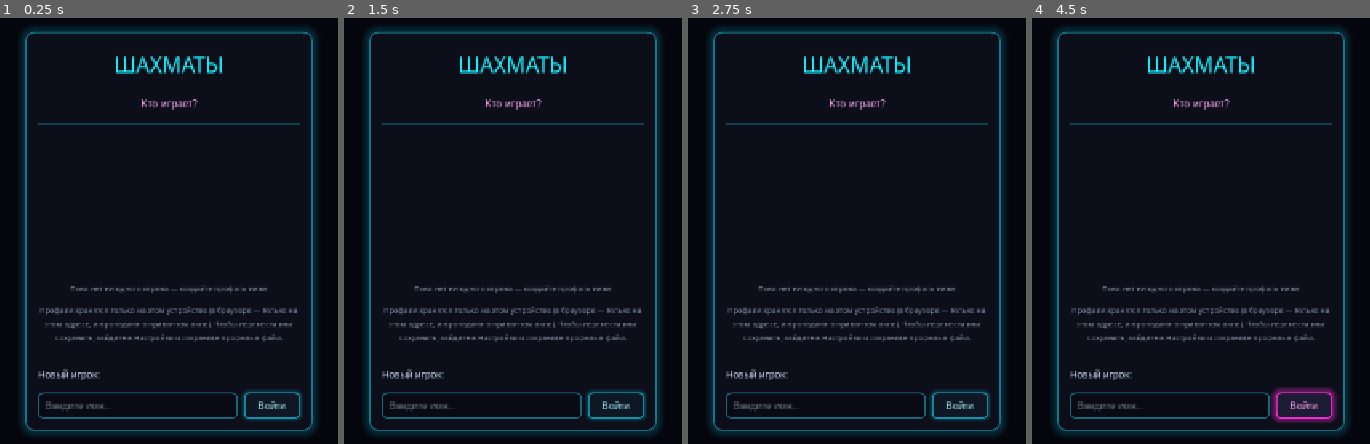
Above: before the commit, frames 1-4 (left to right).
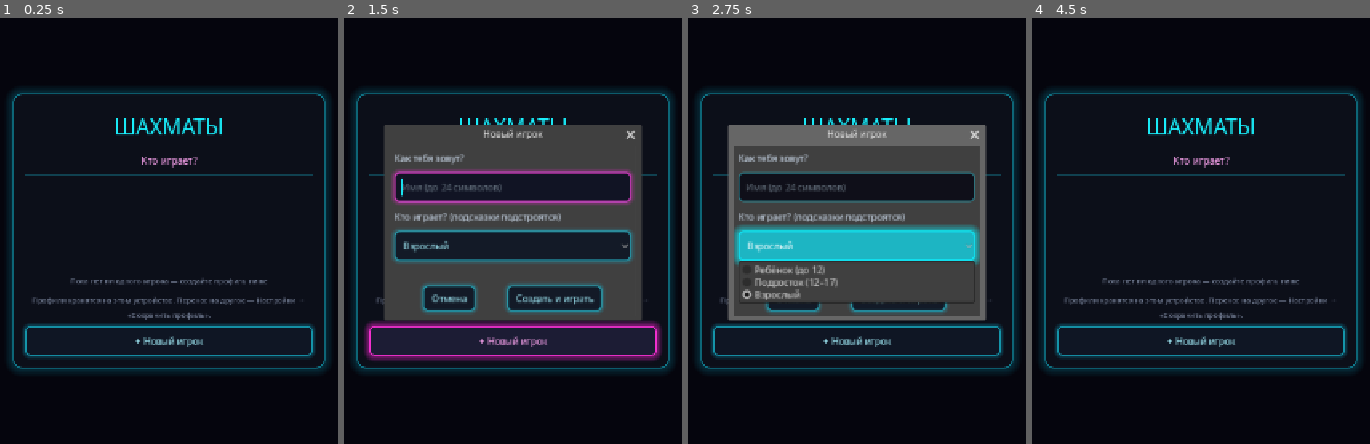
Above: after the commit, the same moments.

Repository: gish4ik1985-crypto/chess-off
Game: Godot game, scene res://scenes/Login.tscn
The game is run twice, just before and just after one commit, with the same random seed, the same clock (stepped at 60 frames per second) and the same inputs.
Inputs (mouse positions are in pixels of both pictures, inside the frame that each line leads up to):
- Up to frame 1 (0.25 s): no input
- Up to frame 2 (1.5 s): click (617, 405) at 0.5 s, where only the run before the commit has a clickable "Войти"; click (513, 341) at 1.25 s, where only the run after the commit has a clickable "+ Новый игрок"
- Up to frame 3 (2.75 s): click (857, 248) at 2 s, where only the run after the commit has a clickable "Взрослый"
- Up to frame 4 (4.5 s): click (1136, 299) at 2.75 s, where only the run after the commit has a clickable "Отмена"; click (1241, 299) at 3.5 s, where only the run after the commit has a clickable "Создать и играть"; click (1305, 405) at 4.25 s, where only the run before the commit has a clickable "Войти"

The runs differ from the first frame. In frame 1, 15% of the frame differs, in the area x 2-98%, y 2-98%; in frame 2, 43%; in frame 3, 43%; in frame 4, 16%.

Commit message:
Мобильный масштаб, окно нового игрока, 12 тем оформления, веб-сборка
- Global: на низких экранах уменьшается опорный холст (интерфейс крупнее), доска вписывается целиком, подсказка «поверните телефон» в портрете
- Menu/Login: компактная раскладка для телефона; создание игрока в отдельном окне с возрастной группой
- Themes: 12 тем (дерево, классика, океан, лес, закат, лаванда, день, графит, мята, королевская, детская + неон), выбор в настройках
- deep-audit.md добавлен в репозиторий

Co-Authored-By: Claude Sonnet 5.5 <noreply@anthropic.com>

Diff:
--- a/project.godot
+++ b/project.godot
@@ -24,6 +24,7 @@
 
 Global="*res://scripts/Global.gd"
 Profile="*res://scripts/Profile.gd"
+Themes="*res://scripts/Themes.gd"
 
 [display]
 
--- a/scenes/Login.tscn
+++ b/scenes/Login.tscn
@@ -26,14 +26,14 @@
 anchor_top = 0.5
 anchor_right = 0.5
 anchor_bottom = 0.5
-offset_left = -230.0
-offset_top = -260.0
-offset_right = 230.0
-offset_bottom = 260.0
+offset_left = -250.0
+offset_top = -220.0
+offset_right = 250.0
+offset_bottom = 220.0
 
 [node name="VBox" type="VBoxContainer" parent="CenterPanel"]
 layout_mode = 2
-theme_override_constants/separation = 16
+theme_override_constants/separation = 8
 
 [node name="TitleLabel" type="Label" parent="CenterPanel/VBox"]
 layout_mode = 2
@@ -53,8 +53,9 @@
 layout_mode = 2
 
 [node name="UsersScroll" type="ScrollContainer" parent="CenterPanel/VBox"]
-custom_minimum_size = Vector2(0, 220)
+custom_minimum_size = Vector2(0, 120)
 layout_mode = 2
+size_flags_vertical = 3
 horizontal_scroll_mode = 0
 
 [node name="UserList" type="VBoxContainer" parent="CenterPanel/VBox/UsersScroll"]
@@ -72,34 +73,15 @@
 
 [node name="StorageNote" type="Label" parent="CenterPanel/VBox"]
 layout_mode = 2
-text = "Профили хранятся только на этом устройстве (в браузере — только на этом адресе, и пропадают в приватном окне). Чтобы перенести или сохранить, зайдите в Настройки и сохраните профиль в файл."
+text = "Профили хранятся на этом устройстве. Перенос на другое — Настройки → «Сохранить профиль»."
 horizontal_alignment = 1
 autowrap_mode = 2
 theme_override_font_sizes/font_size = 12
 theme_override_colors/font_color = Color(0.55, 0.6, 0.7, 1)
 
-[node name="HSeparator2" type="HSeparator" parent="CenterPanel/VBox"]
+[node name="NewUserButton" type="Button" parent="CenterPanel/VBox"]
+custom_minimum_size = Vector2(0, 48)
 layout_mode = 2
+text = "+ Новый игрок"
 
-[node name="NewUserLabel" type="Label" parent="CenterPanel/VBox"]
-layout_mode = 2
-text = "Новый игрок:"
-theme_override_colors/font_color = Color(0.82, 0.88, 0.95, 1)
-
-[node name="NewUserRow" type="HBoxContainer" parent="CenterPanel/VBox"]
-layout_mode = 2
-theme_override_constants/separation = 10
-
-[node name="NameEdit" type="LineEdit" parent="CenterPanel/VBox/NewUserRow"]
-custom_minimum_size = Vector2(0, 40)
-layout_mode = 2
-size_flags_horizontal = 3
-placeholder_text = "Введите имя..."
-max_length = 24
-
-[node name="CreateButton" type="Button" parent="CenterPanel/VBox/NewUserRow"]
-custom_minimum_size = Vector2(90, 40)
-layout_mode = 2
-text = "Войти"
-
-[connection signal="pressed" from="CenterPanel/VBox/NewUserRow/CreateButton" to="." method="_on_create_pressed"]
+[connection signal="pressed" from="CenterPanel/VBox/NewUserButton" to="." method="_open_new_user_window"]
--- a/scripts/Board.gd
+++ b/scripts/Board.gd
@@ -151,6 +151,9 @@
 var wisdom_streak := 0
 
 func _ready() -> void:
+	if Global.small_screen:
+		# телефон: поле вписано целиком и уменьшено — боковую панель делаем крупнее
+		Global.boost_fonts($UI/SidePanel, 1.6)
 	player_color = Global.player_color
 	attention = Global.attention_level
 	if Global.map_character_id != "":
@@ -1480,7 +1483,7 @@
 			var disp_r = 7 - r if player_color == "w" else r
 			var pos = BOARD_ORIGIN + Vector2(disp_f * SQUARE, disp_r * SQUARE)
 			var is_light = (f + r) % 2 == 1
-			var col = COLOR_LIGHT if is_light else COLOR_DARK
+			var col = Themes.board_light() if is_light else Themes.board_dark()
 			board_draw.draw_rect(Rect2(pos, Vector2(SQUARE, SQUARE)), col, true)
 
 	# last move highlight (спрятана, пока в «Что изменилось?» идёт вопрос —
--- a/scripts/Global.gd
+++ b/scripts/Global.gd
@@ -111,6 +111,99 @@
 func _ready() -> void:
 	load_settings()
 	apply_display_settings()
+	_setup_small_screen_scaling()
+
+# --- телефоны и маленькие окна -----------------------------------------------
+# Раскладка рассчитана на 1280×800. На телефоне в альбомной ориентации (≈800×360 CSS-пикселей)
+# такой холст ужимается до 0,45 и всё становится мелким. Поэтому на низких экранах опорный размер
+# уменьшаем: интерфейс остаётся тем же, но масштаб не падает ниже ~0,75. Режим «expand» растягивает
+# поле по ширине, так что чёрных полос по бокам нет.
+const MIN_LAYOUT_HEIGHT := 600
+const FULL_LAYOUT_HEIGHT := 800
+const TARGET_UI_SCALE := 0.75
+var _rotate_layer: CanvasLayer
+var _rotate_label: Label
+
+func _css_screen_size() -> Vector2:
+	if OS.has_feature("web"):
+		var w = JavaScriptBridge.eval("window.innerWidth", true)
+		var h = JavaScriptBridge.eval("window.innerHeight", true)
+		if w != null and h != null and float(w) > 0.0 and float(h) > 0.0:
+			return Vector2(float(w), float(h))
+	return Vector2(DisplayServer.window_get_size())
+
+# Сцены с жёсткой раскладкой 1280×800 (доска, задачи, карта): их поле не растягивается, а
+# целиком вписывается в экран, как раньше. Остальные экраны построены на контейнерах и
+# перестраиваются под низкий экран.
+const FIXED_LAYOUT_SCENES := ["Board", "Puzzle", "Map", "BotMatch", "RoadHome", "TrophyRoom"]
+var small_screen := false # низкий экран (телефон в альбомной ориентации): стоит укрупнить шрифты
+
+func _setup_small_screen_scaling() -> void:
+	var win := get_window()
+	win.size_changed.connect(_apply_small_screen_scaling)
+	get_tree().node_added.connect(_on_node_added)
+	_apply_small_screen_scaling()
+
+# Новая сцена — узел прямо под корнем: выбираем для неё режим масштабирования.
+func _on_node_added(node: Node) -> void:
+	if node.get_parent() == get_tree().root and node != self and node.scene_file_path != "":
+		_apply_small_screen_scaling.call_deferred()
+
+func _current_scene_is_fixed() -> bool:
+	var sc := get_tree().current_scene
+	if sc == null:
+		# сцена ещё не стала текущей — смотрим на последнего ребёнка корня
+		var root := get_tree().root
+		sc = root.get_child(root.get_child_count() - 1)
+	return sc != null and sc.name in FIXED_LAYOUT_SCENES
+
+func _apply_small_screen_scaling() -> void:
+	var css := _css_screen_size()
+	small_screen = css.y < 700.0
+	var win := get_window()
+	if _current_scene_is_fixed():
+		win.content_scale_aspect = Window.CONTENT_SCALE_ASPECT_KEEP
+		win.content_scale_size = Vector2i(1280, 800)
+	else:
+		# высота опорного холста: чем ниже экран, тем меньше, но не ниже MIN_LAYOUT_HEIGHT
+		var layout_h := clampi(roundi(css.y / TARGET_UI_SCALE), MIN_LAYOUT_HEIGHT, FULL_LAYOUT_HEIGHT)
+		win.content_scale_aspect = Window.CONTENT_SCALE_ASPECT_EXPAND
+		win.content_scale_size = Vector2i(roundi(layout_h * 1.6), layout_h)
+	_update_rotate_hint(css)
+
+# Укрупняет шрифты и кнопки внутри node (боковые панели на телефоне). Размер читаем с учётом темы.
+func boost_fonts(node: Node, factor: float) -> void:
+	if node is Control:
+		var c := node as Control
+		for kind in ["font_size", "normal_font_size"]:
+			if c.has_theme_font_size(kind):
+				c.add_theme_font_size_override(kind, roundi(c.get_theme_font_size(kind) * factor))
+		if c is Button:
+			c.custom_minimum_size.y = maxf(c.custom_minimum_size.y, 52.0)
+	for ch in node.get_children():
+		boost_fonts(ch, factor)
+
+# Узкий телефон в портрете: поле не помещается, просим повернуть устройство.
+func _update_rotate_hint(css: Vector2) -> void:
+	var need := css.x < 600.0 and css.y > css.x
+	if need and _rotate_layer == null:
+		_rotate_layer = CanvasLayer.new()
+		_rotate_layer.layer = 100
+		var bg := ColorRect.new()
+		bg.color = Color(0.02, 0.02, 0.05, 0.96)
+		bg.set_anchors_preset(Control.PRESET_FULL_RECT)
+		_rotate_layer.add_child(bg)
+		_rotate_label = Label.new()
+		_rotate_label.text = "Поверните телефон горизонтально\nИгра рассчитана на широкий экран"
+		_rotate_label.horizontal_alignment = HORIZONTAL_ALIGNMENT_CENTER
+		_rotate_label.vertical_alignment = VERTICAL_ALIGNMENT_CENTER
+		_rotate_label.autowrap_mode = TextServer.AUTOWRAP_WORD_SMART
+		_rotate_label.add_theme_font_size_override("font_size", 28)
+		_rotate_label.set_anchors_preset(Control.PRESET_FULL_RECT)
+		bg.add_child(_rotate_label)
+		add_child(_rotate_layer)
+	if _rotate_layer != null:
+		_rotate_layer.visible = need
 
 # Applies the current fullscreen/resolution choice to the actual OS window.
 # Windowed mode gets re-centered on the screen after resizing so the game
@@ -182,6 +275,7 @@
 	cfg.set_value("settings", "move_sound_style", move_sound_style)
 	cfg.set_value("settings", "fullscreen_enabled", fullscreen_enabled)
 	cfg.set_value("settings", "window_resolution_index", window_resolution_index)
+	cfg.set_value("settings", "theme_id", Themes.current_id)
 	cfg.save(SETTINGS_PATH)
 
 func load_settings() -> void:
--- a/scripts/Login.gd
+++ b/scripts/Login.gd
@@ -1,12 +1,10 @@
 extends Control
 
 @onready var user_list: VBoxContainer = $CenterPanel/VBox/UsersScroll/UserList
-@onready var name_edit: LineEdit = $CenterPanel/VBox/NewUserRow/NameEdit
 @onready var empty_label: Label = $CenterPanel/VBox/EmptyLabel
 
 func _ready() -> void:
 	_refresh_list()
-	name_edit.text_submitted.connect(func(_t): _on_create_pressed())
 
 func _refresh_list() -> void:
 	for c in user_list.get_children():
@@ -56,13 +54,13 @@
 
 	var enter_button = Button.new()
 	enter_button.text = "Войти"
-	enter_button.custom_minimum_size = Vector2(90, 0)
+	enter_button.custom_minimum_size = Vector2(100, 48)
 	enter_button.pressed.connect(func(): _login(String(u.name)))
 	hbox.add_child(enter_button)
 
 	var delete_button = Button.new()
 	delete_button.text = "✕"
-	delete_button.custom_minimum_size = Vector2(40, 0)
+	delete_button.custom_minimum_size = Vector2(48, 48)
 	delete_button.pressed.connect(func(): _delete(String(u.name)))
 	hbox.add_child(delete_button)
 
@@ -86,9 +84,56 @@
 	add_child(dlg)
 	dlg.popup_centered()
 
-func _on_create_pressed() -> void:
-	var name = name_edit.text.strip_edges()
-	if name == "":
-		return
-	Profile.switch_user(name)
-	get_tree().change_scene_to_file("res://scenes/Menu.tscn")
+const AGE_GROUPS := [["kid", "Ребёнок (до 12)"], ["teen", "Подросток (12–17)"], ["adult", "Взрослый"]]
+
+# Отдельное окно создания игрока: имя + возрастная группа. Если такое имя уже есть —
+# просто входим в него (профиль не затирается).
+func _open_new_user_window() -> void:
+	var dlg := ConfirmationDialog.new()
+	dlg.title = "Новый игрок"
+	dlg.ok_button_text = "Создать и играть"
+	dlg.cancel_button_text = "Отмена"
+	var box := VBoxContainer.new()
+	box.add_theme_constant_override("separation", 10)
+	box.custom_minimum_size = Vector2(380, 0)
+	dlg.add_child(box)
+	var l1 := Label.new()
+	l1.text = "Как тебя зовут?"
+	box.add_child(l1)
+	var edit := LineEdit.new()
+	edit.placeholder_text = "Имя (до 24 символов)"
+	edit.max_length = 24
+	edit.custom_minimum_size = Vector2(0, 48)
+	box.add_child(edit)
+	var l2 := Label.new()
+	l2.text = "Кто играет? (подсказки подстроятся)"
+	box.add_child(l2)
+	var ages := OptionButton.new()
+	ages.custom_minimum_size = Vector2(0, 48)
+	for g in AGE_GROUPS:
+		ages.add_item(g[1])
+	ages.select(2)
+	box.add_child(ages)
+	var note := Label.new()
+	note.add_theme_font_size_override("font_size", 12)
+	note.add_theme_color_override("font_color", Color(0.55, 0.6, 0.7))
+	note.autowrap_mode = TextServer.AUTOWRAP_WORD_SMART
+	box.add_child(note)
+	var create := func():
+		var nm := edit.text.strip_edges()
+		if nm == "":
+			note.text = "Введите имя."
+			return false
+		var existed := Profile.user_exists(nm)
+		Profile.switch_user(nm)
+		if not existed:
+			Profile.age_group = AGE_GROUPS[ages.selected][0]
+			Profile.save_profile()
+		get_tree().change_scene_to_file("res://scenes/Menu.tscn")
+		return true
+	dlg.confirmed.connect(create)
+	edit.text_submitted.connect(func(_t): dlg.get_ok_button().pressed.emit())
+	dlg.canceled.connect(dlg.queue_free)
+	add_child(dlg)
+	dlg.popup_centered()
+	edit.grab_focus()
--- a/scripts/Menu.gd
+++ b/scripts/Menu.gd
@@ -64,6 +64,22 @@
 	white_button.pressed.connect(func(): chosen_color = "w"; _update_color_buttons())
 	black_button.pressed.connect(func(): chosen_color = "b"; _update_color_buttons())
 	bg.draw.connect(_on_bg_draw)
+	_apply_compact_layout()
+
+# Низкий экран (телефон в альбомной ориентации): верхняя панель ужимается до одной строки,
+# а меню получает освободившееся место, чтобы панели не налезали друг на друга.
+func _apply_compact_layout() -> void:
+	if get_viewport_rect().size.y >= 700.0:
+		return
+	achievements_label.visible = false
+	var bar: Control = $ProfileBar
+	bar.offset_top = 8
+	bar.offset_bottom = 60
+	$ContentCenter.offset_top = 68
+	for panel in [main_panel, play_panel, train_panel, tourney_panel]:
+		var vb := panel.get_child(0) as VBoxContainer
+		if vb != null:
+			vb.add_theme_constant_override("separation", 6)
 
 func _show_panel(panel: PanelContainer) -> void:
 	main_panel.visible = panel == main_panel
--- a/scripts/Profile.gd
+++ b/scripts/Profile.gd
@@ -55,6 +55,7 @@
 
 var current_user: String = "" # sanitized file key; "" means no user logged in yet
 var display_name: String = ""
+var age_group: String = "" # "kid" / "teen" / "adult" / "" — для подбора подсказок и тона обучения
 
 var rating: float = Glicko2.DEFAULT_RATING
 var rd: float = Glicko2.DEFAULT_RD
@@ -269,6 +270,7 @@
 	emit_signal("user_switched", display_name)
 
 func _reset_defaults() -> void:
+	age_group = ""
 	rating = Glicko2.DEFAULT_RATING
 	rd = Glicko2.DEFAULT_RD
 	volatility = Glicko2.DEFAULT_VOLATILITY
@@ -1515,6 +1517,7 @@
 	_update_daily_snapshot()
 	var cfg = ConfigFile.new()
 	cfg.set_value("meta", "display_name", display_name)
+	cfg.set_value("meta", "age_group", age_group)
 	cfg.set_value("rating", "value", rating)
 	cfg.set_value("rating", "rd", rd)
 	cfg.set_value("rating", "volatility", volatility)
@@ -1602,6 +1605,7 @@
 			return
 		push_warning("Профиль повреждён, восстановлен из .bak: " + path)
 	display_name = cfg.get_value("meta", "display_name", display_name)
+	age_group = cfg.get_value("meta", "age_group", "")
 	rating = cfg.get_value("rating", "value", Glicko2.DEFAULT_RATING)
 	rd = cfg.get_value("rating", "rd", Glicko2.DEFAULT_RD)
 	volatility = cfg.get_value("rating", "volatility", Glicko2.DEFAULT_VOLATILITY)
--- a/scripts/Puzzle.gd
+++ b/scripts/Puzzle.gd
@@ -841,7 +841,7 @@
 		for f in range(8):
 			var pos = BOARD_ORIGIN + Vector2(f * SQUARE, (7 - r) * SQUARE)
 			var is_light = (f + r) % 2 == 1
-			var col = COLOR_LIGHT if is_light else COLOR_DARK
+			var col = Themes.board_light() if is_light else Themes.board_dark()
 			board_draw.draw_rect(Rect2(pos, Vector2(SQUARE, SQUARE)), col, true)
 
 	if engine.is_in_check(engine.side_to_move):
--- a/scripts/Settings.gd
+++ b/scripts/Settings.gd
@@ -31,6 +31,7 @@
 	move_sound_option.item_selected.connect(_on_move_sound_selected)
 	handicap_check.button_pressed = Global.handicap_enabled
 	handicap_check.toggled.connect(_on_handicap_toggled)
+	_build_theme_row()
 	_build_real_rating_row()
 	adaptive_check.button_pressed = Global.adaptive_difficulty
 	adaptive_check.toggled.connect(func(pressed: bool):
@@ -138,6 +139,29 @@
 	get_tree().change_scene_to_file("res://scenes/Menu.tscn")
 
 # Ввод настоящего рейтинга (необязательно): точка отсчёта для турнирного рейтинга
+# Выбор темы оформления. Перекраска применяется при загрузке экрана, поэтому после выбора
+# настройки открываются заново — уже в новой теме.
+func _build_theme_row() -> void:
+	var vbox: Node = handicap_check.get_parent().get_parent()
+	var box := VBoxContainer.new()
+	var title := Label.new()
+	title.text = "Тема оформления"
+	box.add_child(title)
+	var opt := OptionButton.new()
+	opt.custom_minimum_size = Vector2(0, 44)
+	var sel := 0
+	for i in range(Themes.PALETTES.size()):
+		opt.add_item(Themes.PALETTES[i].name)
+		if Themes.PALETTES[i].id == Themes.current_id:
+			sel = i
+	opt.select(sel)
+	opt.item_selected.connect(func(i: int):
+		Themes.set_theme_id(Themes.PALETTES[i].id)
+		get_tree().reload_current_scene())
+	box.add_child(opt)
+	vbox.add_child(box)
+	vbox.move_child(box, 0)
+
 func _build_real_rating_row() -> void:
 	var vbox: Node = handicap_check.get_parent().get_parent()
 	var anchor: Node = vbox.get_node("HandicapHint")
--- /dev/null
+++ b/scripts/Themes.gd
@@ -0,0 +1,203 @@
+extends Node
+
+# Темы оформления. Все экраны проекта нарисованы в «неоновой» палитре (theme/NeonTheme.tres и
+# цвета, прописанные в сценах и коде). Чтобы не переписывать сотни мест, тема = палитра ролей,
+# а старые цвета перекрашиваются по роли: тёмный фон, панель, светлый текст, приглушённый текст,
+# акцент (бывший голубой), второй акцент (бывший розовый). Цвета-смыслы (золото, зелёный, красный)
+# не трогаются. Тема «Неон» ничего не перекрашивает — это исходный вид.
+# Выбор темы хранится в настройках; применяется при загрузке следующего экрана.
+
+const NEON_THEME_PATH := "res://theme/NeonTheme.tres"
+const DEFAULT_ID := "neon"
+
+# bg — фон экрана, panel — панели и кнопки, text/muted — текст, accent/accent2 — рамки, заголовки,
+# наведение; light/dark — клетки доски.
+const PALETTES := [
+	{"id": "neon", "name": "Неон (по умолчанию)"},
+	{"id": "wood", "name": "Дерево — шахматный клуб",
+		"bg": Color(0.10, 0.07, 0.04), "panel": Color(0.21, 0.14, 0.08), "text": Color(0.96, 0.90, 0.77),
+		"muted": Color(0.72, 0.62, 0.46), "accent": Color(0.87, 0.62, 0.30), "accent2": Color(0.96, 0.82, 0.52),
+		"light": Color(0.94, 0.83, 0.62), "dark": Color(0.58, 0.38, 0.22)},
+	{"id": "classic", "name": "Классика — зелёная доска",
+		"bg": Color(0.15, 0.15, 0.13), "panel": Color(0.22, 0.22, 0.20), "text": Color(0.86, 0.86, 0.83),
+		"muted": Color(0.62, 0.62, 0.58), "accent": Color(0.55, 0.70, 0.32), "accent2": Color(0.88, 0.78, 0.42),
+		"light": Color(0.93, 0.93, 0.82), "dark": Color(0.46, 0.59, 0.34)},
+	{"id": "ocean", "name": "Океан",
+		"bg": Color(0.02, 0.07, 0.12), "panel": Color(0.05, 0.14, 0.22), "text": Color(0.86, 0.94, 0.99),
+		"muted": Color(0.52, 0.67, 0.80), "accent": Color(0.30, 0.72, 0.92), "accent2": Color(0.96, 0.68, 0.46),
+		"light": Color(0.82, 0.90, 0.95), "dark": Color(0.35, 0.55, 0.72)},
+	{"id": "forest", "name": "Лес",
+		"bg": Color(0.04, 0.09, 0.06), "panel": Color(0.08, 0.17, 0.10), "text": Color(0.89, 0.94, 0.83),
+		"muted": Color(0.56, 0.69, 0.51), "accent": Color(0.52, 0.82, 0.42), "accent2": Color(0.92, 0.77, 0.36),
+		"light": Color(0.85, 0.90, 0.70), "dark": Color(0.40, 0.55, 0.30)},
+	{"id": "sunset", "name": "Закат",
+		"bg": Color(0.12, 0.05, 0.08), "panel": Color(0.23, 0.10, 0.14), "text": Color(1.0, 0.93, 0.87),
+		"muted": Color(0.80, 0.57, 0.56), "accent": Color(1.0, 0.56, 0.31), "accent2": Color(1.0, 0.82, 0.42),
+		"light": Color(0.98, 0.86, 0.72), "dark": Color(0.78, 0.40, 0.35)},
+	{"id": "lavender", "name": "Лаванда",
+		"bg": Color(0.10, 0.08, 0.16), "panel": Color(0.17, 0.14, 0.27), "text": Color(0.94, 0.91, 1.0),
+		"muted": Color(0.66, 0.61, 0.81), "accent": Color(0.72, 0.57, 1.0), "accent2": Color(1.0, 0.72, 0.86),
+		"light": Color(0.91, 0.87, 0.97), "dark": Color(0.55, 0.45, 0.75)},
+	{"id": "day", "name": "День (светлая)",
+		"bg": Color(0.92, 0.93, 0.95), "panel": Color(1.0, 1.0, 1.0), "text": Color(0.11, 0.13, 0.19),
+		"muted": Color(0.38, 0.43, 0.53), "accent": Color(0.08, 0.42, 0.82), "accent2": Color(0.82, 0.25, 0.42),
+		"light": Color(0.95, 0.92, 0.84), "dark": Color(0.52, 0.60, 0.71)},
+	{"id": "graphite", "name": "Графит — строгая",
+		"bg": Color(0.07, 0.07, 0.08), "panel": Color(0.14, 0.14, 0.16), "text": Color(0.95, 0.95, 0.95),
+		"muted": Color(0.62, 0.62, 0.67), "accent": Color(0.88, 0.88, 0.94), "accent2": Color(1.0, 0.80, 0.22),
+		"light": Color(0.86, 0.86, 0.86), "dark": Color(0.40, 0.40, 0.45)},
+	{"id": "mint", "name": "Мята",
+		"bg": Color(0.05, 0.12, 0.12), "panel": Color(0.09, 0.21, 0.20), "text": Color(0.91, 1.0, 0.98),
+		"muted": Color(0.56, 0.76, 0.73), "accent": Color(0.40, 0.95, 0.80), "accent2": Color(1.0, 0.72, 0.62),
+		"light": Color(0.88, 0.97, 0.93), "dark": Color(0.30, 0.60, 0.55)},
+	{"id": "royal", "name": "Королевская",
+		"bg": Color(0.10, 0.03, 0.05), "panel": Color(0.21, 0.07, 0.11), "text": Color(0.98, 0.93, 0.81),
+		"muted": Color(0.76, 0.61, 0.56), "accent": Color(0.95, 0.76, 0.31), "accent2": Color(0.92, 0.42, 0.47),
+		"light": Color(0.95, 0.88, 0.72), "dark": Color(0.60, 0.20, 0.25)},
+	{"id": "kids", "name": "Детская — яркая",
+		"bg": Color(0.12, 0.16, 0.36), "panel": Color(0.20, 0.27, 0.52), "text": Color(1.0, 1.0, 1.0),
+		"muted": Color(0.76, 0.81, 0.96), "accent": Color(1.0, 0.85, 0.22), "accent2": Color(0.42, 1.0, 0.62),
+		"light": Color(1.0, 0.95, 0.80), "dark": Color(0.30, 0.70, 0.95)},
+]
+
+const NEON_LIGHT := Color(0.93, 0.86, 0.72)
+const NEON_DARK := Color(0.55, 0.38, 0.26)
+
+var current_id := DEFAULT_ID
+var _pal: Dictionary = {}
+var _theme: Theme = null
+const SETTINGS_KEY := "theme_id"
+
+func _ready() -> void:
+	var cfg := ConfigFile.new()
+	if cfg.load(Global.SETTINGS_PATH) == OK:
+		current_id = String(cfg.get_value("settings", SETTINGS_KEY, DEFAULT_ID))
+	_select(current_id)
+	get_tree().node_added.connect(_on_node_added)
+	# сцена входа могла появиться раньше этого автозагрузчика — красим всё, что уже в дереве
+	_apply_tree.call_deferred(get_tree().root)
+
+func _apply_tree(node: Node) -> void:
+	if node == self:
+		return
+	_on_node_added(node)
+	for ch in node.get_children():
+		_apply_tree(ch)
+
+func palette_by_id(id: String) -> Dictionary:
+	for p in PALETTES:
+		if p.id == id:
+			return p
+	return PALETTES[0]
+
+func _select(id: String) -> void:
+	_pal = palette_by_id(id)
+	current_id = _pal.id
+	_theme = null
+	if is_neon():
+		return
+	var base: Theme = load(NEON_THEME_PATH)
+	_theme = base.duplicate(true)
+	for type in _theme.get_color_type_list():
+		for nm in _theme.get_color_list(type):
+			_theme.set_color(nm, type, recolor(_theme.get_color(nm, type)))
+	var seen := {} # один и тот же стиль бывает у нескольких состояний (hover/focus) — красим раз
+	for type in _theme.get_stylebox_type_list():
+		for nm in _theme.get_stylebox_list(type):
+			var sb := _theme.get_stylebox(nm, type)
+			if sb is StyleBoxFlat and not seen.has(sb.get_instance_id()):
+				seen[sb.get_instance_id()] = true
+				_remap_stylebox(sb as StyleBoxFlat)
+
+# Сохраняет выбор и записывает его в настройки (тот же файл, что и у Global).
+func set_theme_id(id: String) -> void:
+	_select(id)
+	var cfg := ConfigFile.new()
+	cfg.load(Global.SETTINGS_PATH)
+	cfg.set_value("settings", SETTINGS_KEY, current_id)
+	cfg.save(Global.SETTINGS_PATH)
+
+func is_neon() -> bool:
+	return current_id == DEFAULT_ID
+
+func board_light() -> Color:
+	return NEON_LIGHT if is_neon() else _pal.light
+
+func board_dark() -> Color:
+	return NEON_DARK if is_neon() else _pal.dark
+
+# --- перекраска ---------------------------------------------------------------------------------
+
+func _lum(c: Color) -> float:
+	return 0.299 * c.r + 0.587 * c.g + 0.114 * c.b
+
+# Определяет роль старого неонового цвета и возвращает цвет текущей темы (прозрачность сохраняется).
+func recolor(c: Color) -> Color:
+	if is_neon():
+		return c
+	var out := c
+	var mx := maxf(c.r, maxf(c.g, c.b))
+	var mn := minf(c.r, minf(c.g, c.b))
+	var l := _lum(c)
+	var pure_white := c.r >= 0.99 and c.g >= 0.99 and c.b >= 0.99
+	if pure_white:
+		return c
+	if c.r < 0.7 and c.g > 0.85 and c.b > 0.95 and c.r > 0.5:
+		out = (_pal.accent as Color).lerp(_pal.text, 0.35) # светло-голубой текст кнопок
+	elif c.r < 0.3 and c.g > 0.7 and c.b > 0.8:
+		out = _pal.accent
+	elif c.r > 0.8 and c.b > 0.75 and c.g < 0.75:
+		out = _pal.accent2
+	elif l > 0.7 and c.b >= c.r and (mx - mn) < 0.25:
+		out = _pal.text
+	elif (mx - mn) < 0.25 and c.b > c.r and l >= 0.45 and l <= 0.75:
+		out = _pal.muted
+	elif mx < 0.2 and c.b >= c.r - 0.02:
+		if l < 0.035:
+			out = _pal.bg
+		else:
+			out = (_pal.panel as Color).lerp(_pal.accent, clampf((l - 0.06) * 2.0, 0.0, 0.2))
+	else:
+		return c
+	out.a = c.a
+	return out
+
+func _remap_stylebox(sb: StyleBoxFlat) -> void:
+	sb.bg_color = recolor(sb.bg_color)
+	sb.border_color = recolor(sb.border_color)
+	sb.shadow_color = recolor(sb.shadow_color)
+
+const COLOR_NAMES := ["font_color", "font_hover_color", "font_pressed_color", "font_focus_color",
+	"font_disabled_color", "font_shadow_color", "default_color", "font_placeholder_color", "caret_color", "font_outline_color"]
+const STYLE_NAMES := ["panel", "normal", "hover", "pressed", "focus", "disabled", "background", "fill"]
+
+# Каждый новый элемент интерфейса перекрашивается один раз, в конце кадра — после того как
+# сцена или код успели выставить свои цвета.
+func _on_node_added(node: Node) -> void:
+	if is_neon() or not (node is Control or node is ColorRect):
+		return
+	if node.has_meta("themed"):
+		return
+	node.set_meta("themed", true)
+	_apply_to.call_deferred(node)
+
+func _apply_to(node: Node) -> void:
+	if not is_instance_valid(node):
+		return
+	if node is ColorRect:
+		(node as ColorRect).color = recolor((node as ColorRect).color)
+	if not (node is Control):
+		return
+	var c := node as Control
+	if c.theme != null and c.theme.resource_path == NEON_THEME_PATH:
+		c.theme = _theme
+	for nm in COLOR_NAMES:
+		if c.has_theme_color_override(nm):
+			c.add_theme_color_override(nm, recolor(c.get_theme_color(nm)))
+	for nm in STYLE_NAMES:
+		if c.has_theme_stylebox_override(nm):
+			var sb := c.get_theme_stylebox(nm)
+			if sb is StyleBoxFlat:
+				var copy := sb.duplicate() as StyleBoxFlat
+				_remap_stylebox(copy)
+				c.add_theme_stylebox_override(nm, copy)
Not shown, added: scripts/Themes.gd.uid
Not shown, added: deep-audit.md
Not shown, changed: docs/index.pck
